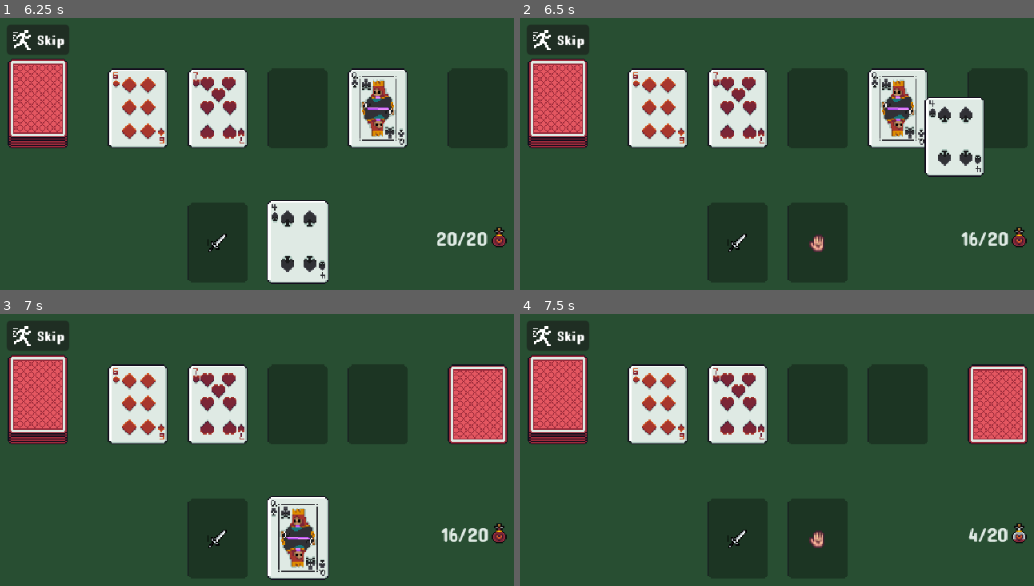
Above: before the commit, frames 1-4 (two rows, left to right).
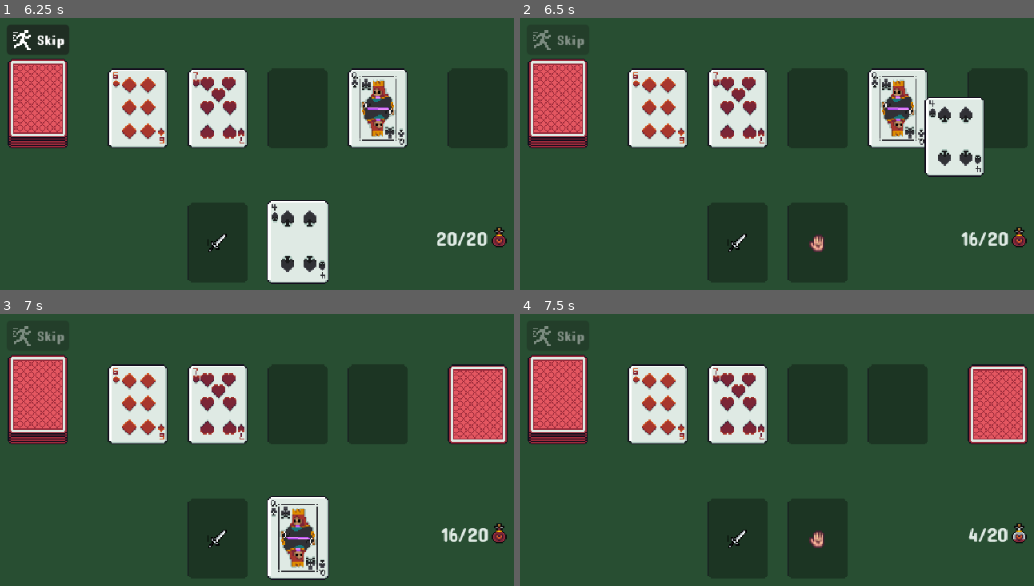
Above: after the commit, the same moments.

Repository: jrobchin/dungeon-drawer
Game: Godot game, scene res://scenes/main/main.tscn
Two runs of this game, one before a commit and one after it. Both use one fixed random seed, a clock stepped at 60 frames per second and the inputs below.
Inputs (mouse positions are in pixels of both pictures, inside the frame that each line leads up to):
- Up to frame 1 (6.25 s): click "Skip" at 0.5 s; click "Skip" at 1.25 s; click "Skip" at 2 s; tap Enter at 2.75 s; drag from (35, 102) to (478, 102) at 2.77 s; drag from (478, 102) to (35, 102) at 3.52 s; move the mouse to (138, 107) at 4.27 s; click (138, 107) at 4.42 s; drag from (215, 107) to (215, 241) at 5.02 s; tap Space at 5.75 s; drag from (298, 107) to (298, 241) at 5.77 s
- Up to frame 2 (6.5 s): no input
- Up to frame 3 (7 s): drag from (380, 403) to (298, 537) at 6.52 s
- Up to frame 4 (7.5 s): move the mouse to (818, 488) at 7.27 s; click (818, 488) at 7.42 s

Frame 1 is identical in both runs. In frame 2, 0.2% of the frame differs, in the area x 2-13%, y 4-12%; in frame 3, 0.2%; in frame 4, 0.2%.

Commit message:
first working build

Diff:
--- a/project.godot
+++ b/project.godot
@@ -28,6 +28,8 @@
 debug/info_logs_stack_enabled=false
 game/max_player_health=20
 game/total_player_moves=3
+game/message_win="message_win"
+game/message_lose="message_lose"
 
 [debug]
 
--- /dev/null
+++ b/scenes/game_complete_overlay/game_complete_overlay.gd
@@ -0,0 +1,23 @@
+extends Control
+
+signal play_again
+
+
+func set_game_complete(win: bool, points: int):
+	if win:
+		%Message.text = Settings.message_win
+	else:
+		%Message.text = Settings.message_lose
+
+	%Points.text = "Points: %s" % points
+
+
+func _on_play_again_button_up() -> void:
+	%GameStateMachine.set_state(GameState.INITIALIZING)
+	visible = false
+	play_again.emit()
+
+
+func _on_player_turn_game_complete(win: bool, points: int) -> void:
+	set_game_complete(win, points)
+	visible = true
--- /dev/null
+++ b/scenes/game_complete_overlay/game_complete_overlay.tscn
@@ -0,0 +1,52 @@
+[gd_scene load_steps=2 format=3 uid="uid://cbgplen1bi8y2"]
+
+[ext_resource type="Script" uid="uid://dpitfhy223yrr" path="res://scenes/game_complete_overlay/game_complete_overlay.gd" id="1_bu5my"]
+
+[node name="GameCompleteOverlay" type="Control"]
+layout_mode = 3
+anchors_preset = 15
+anchor_right = 1.0
+anchor_bottom = 1.0
+grow_horizontal = 2
+grow_vertical = 2
+script = ExtResource("1_bu5my")
+metadata/_edit_vertical_guides_ = [320.0]
+
+[node name="ColorRect" type="ColorRect" parent="."]
+layout_mode = 1
+anchors_preset = 15
+anchor_right = 1.0
+anchor_bottom = 1.0
+grow_horizontal = 2
+grow_vertical = 2
+color = Color(0.3764706, 0.3764706, 0.3764706, 0.84705883)
+
+[node name="CenterContainer" type="CenterContainer" parent="."]
+layout_mode = 1
+anchors_preset = 15
+anchor_right = 1.0
+anchor_bottom = 1.0
+grow_horizontal = 2
+grow_vertical = 2
+
+[node name="VBoxContainer" type="VBoxContainer" parent="CenterContainer"]
+layout_mode = 2
+
+[node name="Message" type="Label" parent="CenterContainer/VBoxContainer"]
+unique_name_in_owner = true
+layout_mode = 2
+text = "MESSAGE"
+horizontal_alignment = 1
+
+[node name="Points" type="Label" parent="CenterContainer/VBoxContainer"]
+unique_name_in_owner = true
+layout_mode = 2
+text = "Points: "
+horizontal_alignment = 1
+
+[node name="PlayAgain" type="Button" parent="CenterContainer/VBoxContainer"]
+layout_mode = 2
+focus_mode = 0
+text = "Play Again"
+
+[connection signal="button_up" from="CenterContainer/VBoxContainer/PlayAgain" to="." method="_on_play_again_button_up"]
--- a/scenes/main/main.tscn
+++ b/scenes/main/main.tscn
@@ -26,6 +26,7 @@
 [ext_resource type="Script" uid="uid://bonjlwgtxp4ei" path="res://scenes/main/health_icon.gd" id="17_nvumn"]
 [ext_resource type="Script" uid="uid://b7ein7xm50q7a" path="res://scenes/main/hand_ability.gd" id="20_37hlw"]
 [ext_resource type="Script" uid="uid://cxdyny3kfe6at" path="res://scenes/main/skip_ability.gd" id="21_6llfj"]
+[ext_resource type="PackedScene" uid="uid://cbgplen1bi8y2" path="res://scenes/game_complete_overlay/game_complete_overlay.tscn" id="27_0bhws"]
 
 [sub_resource type="RectangleShape2D" id="RectangleShape2D_6llfj"]
 size = Vector2(46, 62)
@@ -153,6 +154,7 @@
 hand_card_drop = NodePath("../HandCardDrop")
 
 [node name="GameStateMachine" type="Node" parent="." node_paths=PackedStringArray("initial_state")]
+unique_name_in_owner = true
 script = ExtResource("6_hujxm")
 initial_state = NodePath("Initializing")
 
@@ -164,10 +166,11 @@
 script = ExtResource("8_b1x3f")
 card_manager = NodePath("../../CardManager")
 
-[node name="PlayerTurn" type="Node" parent="GameStateMachine" node_paths=PackedStringArray("room", "card_tree")]
+[node name="PlayerTurn" type="Node" parent="GameStateMachine" node_paths=PackedStringArray("room", "card_tree", "draw_deck")]
 script = ExtResource("10_ouso4")
 room = NodePath("../../Room")
 card_tree = NodePath("../../CardTree")
+draw_deck = NodePath("../../DrawDeck")
 
 [node name="HandAbility" type="Node" parent="GameStateMachine/PlayerTurn" node_paths=PackedStringArray("discard_deck", "room")]
 script = ExtResource("20_37hlw")
@@ -245,6 +248,9 @@
 stream = ExtResource("13_7smn1")
 volume_db = -12.0
 
+[node name="GameCompleteOverlay" parent="." instance=ExtResource("27_0bhws")]
+visible = false
+
 [connection signal="deal_cards" from="DebugWindow/DebugGui" to="DebugActions" method="_on_debug_gui_deal_cards"]
 [connection signal="health_changed" from="DebugWindow/DebugGui" to="DebugActions" method="_on_debug_gui_health_changed"]
 [connection signal="reset" from="DebugWindow/DebugGui" to="DebugActions" method="_on_debug_gui_reset"]
@@ -256,6 +262,7 @@
 [connection signal="card_nodes_changed" from="WeaponCardDrop" to="GameStateMachine/PlayerTurn/WeaponAbility" method="_on_weapon_card_drop_card_nodes_changed"]
 [connection signal="node_dropped" from="WeaponCardDrop" to="GameStateMachine/PlayerTurn/WeaponAbility" method="_on_weapon_card_drop_node_dropped"]
 [connection signal="node_dropped" from="HandCardDrop" to="GameStateMachine/PlayerTurn/HandAbility" method="_on_hand_card_drop_node_dropped"]
+[connection signal="game_complete" from="GameStateMachine/PlayerTurn" to="GameCompleteOverlay" method="_on_player_turn_game_complete"]
 [connection signal="skipped_room" from="GameStateMachine/PlayerTurn/SkipAbility" to="GameStateMachine/PlayerTurn" method="_on_skip_ability_skipped_room"]
 [connection signal="mouse_exited" from="Gui" to="CardManager" method="_on_gui_mouse_exited"]
 [connection signal="button_up" from="Gui/Skip" to="GameStateMachine/PlayerTurn/SkipAbility" method="_on_skip_button_up"]
--- a/scenes/main/player_turn.gd
+++ b/scenes/main/player_turn.gd
@@ -7,6 +7,10 @@
 
 @export var room: Room
 @export var card_tree: CardTree
+@export var draw_deck: Deck
+
+## Emitted when the game finishes.
+signal game_complete(win: bool, points: int)
 
 var is_active: bool = false
 
@@ -33,15 +37,34 @@
 	card_tree.set_draggable(false)
 
 
+func _calculate_loss_points() -> int:
+	var points = 0
+	for card in draw_deck.cards:
+		if Cards.is_monster(card):
+			points -= card.rank
+
+	for card_node in room.get_card_nodes():
+		if Cards.is_monster(card_node.card):
+			points -= card_node.card.rank
+
+	return points
+
+
+func _calculate_win_points() -> int:
+	return Store.player_health
+
+
 func _on_player_health_changed(value: int):
-	print("PLAYER_HEALTH CHANGES ", value)
 	if value == 0:
-		push_error("Losing not implemented yet!")
+		game_complete.emit(false, _calculate_loss_points())
 
 
 func _on_player_move_changed(value: int):
+	if room.is_empty() and draw_deck.cards.size() == 0:
+		game_complete.emit(true, _calculate_win_points())
+
 	if value >= Settings.total_player_moves:
-		Debug.print_info("Player move ended")
+		Debug.print_info("Player turn ended")
 		finished.emit(GameState.DEALING_ROOM)
 
 
--- a/scenes/main/skip_ability.gd
+++ b/scenes/main/skip_ability.gd
@@ -12,6 +12,7 @@
 
 	Store.player_turn_changed.connect(_on_player_turn_changed)
 	Store.last_skipped_changed.connect(_on_last_skipped_changed)
+	Store.player_move_changed.connect(_on_player_move_changed)
 
 
 func _skip_room() -> bool:
@@ -23,10 +24,6 @@
 			Store.player_turn - Store.last_skipped,
 		],
 	)
-
-	# Player cannot skip if they've already made a move this turn.
-	if Store.player_move > 0:
-		return false
 
 	if !_can_skip():
 		return false
@@ -42,7 +39,7 @@
 
 func _put_room_cards_in_deck() -> void:
 	Debug.print_info("[%s] Putting room cards in deck" % self)
-	var room_cards = room.get_cards()
+	var room_cards = room.get_card_nodes()
 	room.initialize()
 
 	for card in room_cards:
@@ -57,9 +54,9 @@
 		return
 
 
-## Last skip must have been two turns away.
+## Must be the first move and the last skip must have been two turns away.
 func _can_skip() -> bool:
-	return Store.player_turn - Store.last_skipped > 1
+	return Store.player_move == 0 and Store.player_turn - Store.last_skipped > 1
 
 
 func _on_last_skipped_changed(_value: int):
@@ -70,6 +67,10 @@
 	_update_can_skip()
 
 
+func _on_player_move_changed(_value: int):
+	_update_can_skip()
+
+
 func _update_can_skip():
 	if _can_skip():
 		skip_button.disabled = false
--- a/scenes/room/room.gd
+++ b/scenes/room/room.gd
@@ -42,8 +42,12 @@
 			card_node.draggable = value
 
 
-func get_cards() -> Array[CardNode]:
+func get_card_nodes() -> Array[CardNode]:
 	return card_nodes.filter(func(card_node): return card_node != null)
+
+
+func is_empty() -> bool:
+	return get_card_nodes().size() > 0
 
 
 func initialize() -> void:
--- a/scripts/settings.gd
+++ b/scripts/settings.gd
@@ -3,12 +3,20 @@
 
 var info_logs_enabled: bool
 var info_logs_stack_enabled: bool
+
 var max_player_health: int
 var total_player_moves: int
+
+var message_win: String
+var message_lose: String
 
 
 func _ready() -> void:
 	info_logs_enabled = ProjectSettings.get_setting("custom/debug/info_logs_enabled")
 	info_logs_stack_enabled = ProjectSettings.get_setting("custom/debug/info_logs_stack_enabled")
+
 	max_player_health = ProjectSettings.get_setting("custom/game/max_player_health")
 	total_player_moves = ProjectSettings.get_setting("custom/game/total_player_moves")
+
+	message_win = ProjectSettings.get_setting("custom/game/message_win")
+	message_lose = ProjectSettings.get_setting("custom/game/message_lose")
Not shown, added: scenes/game_complete_overlay/game_complete_overlay.gd.uid
Not shown: 1 places in scenes/main/main.tscn that only renumber resources
